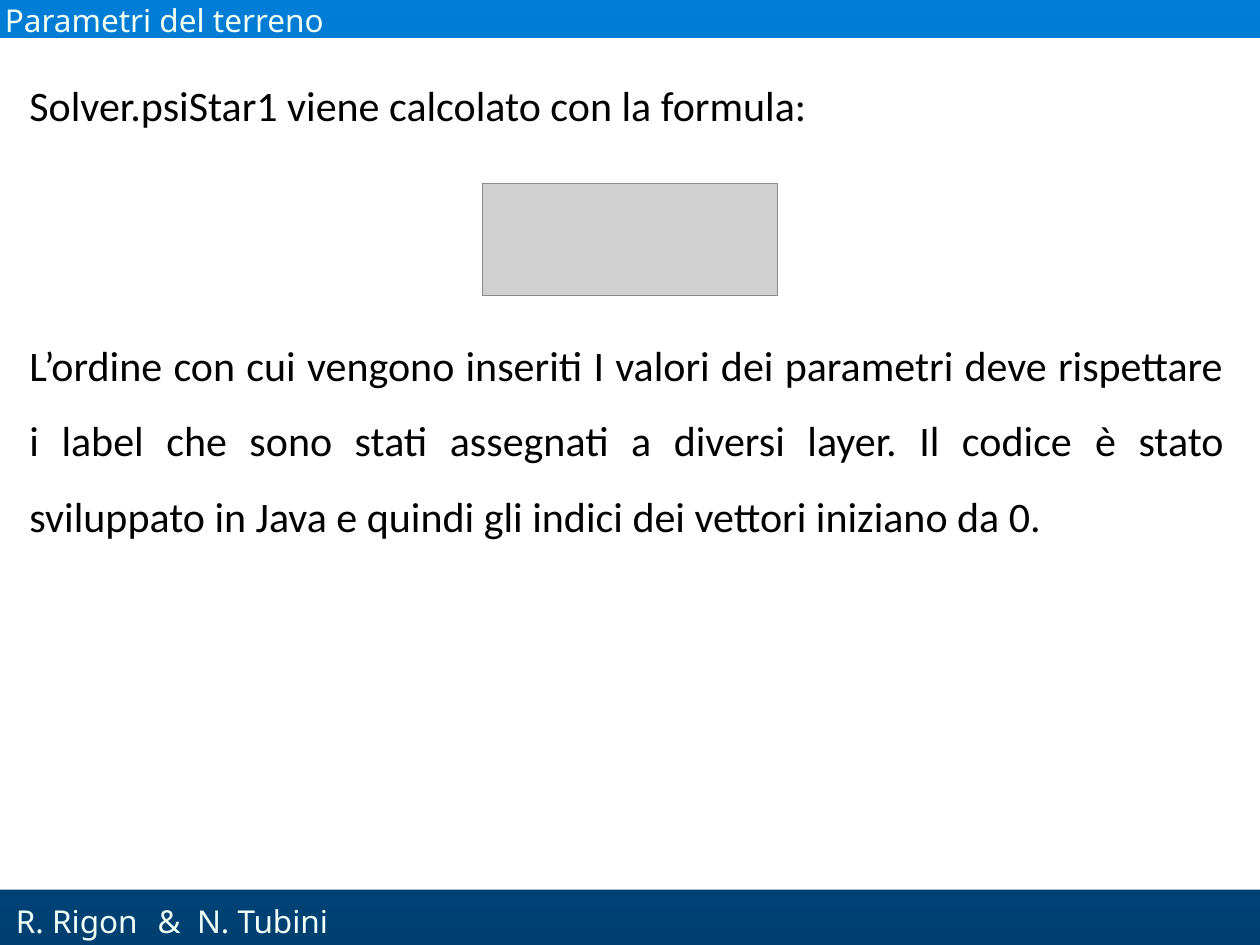
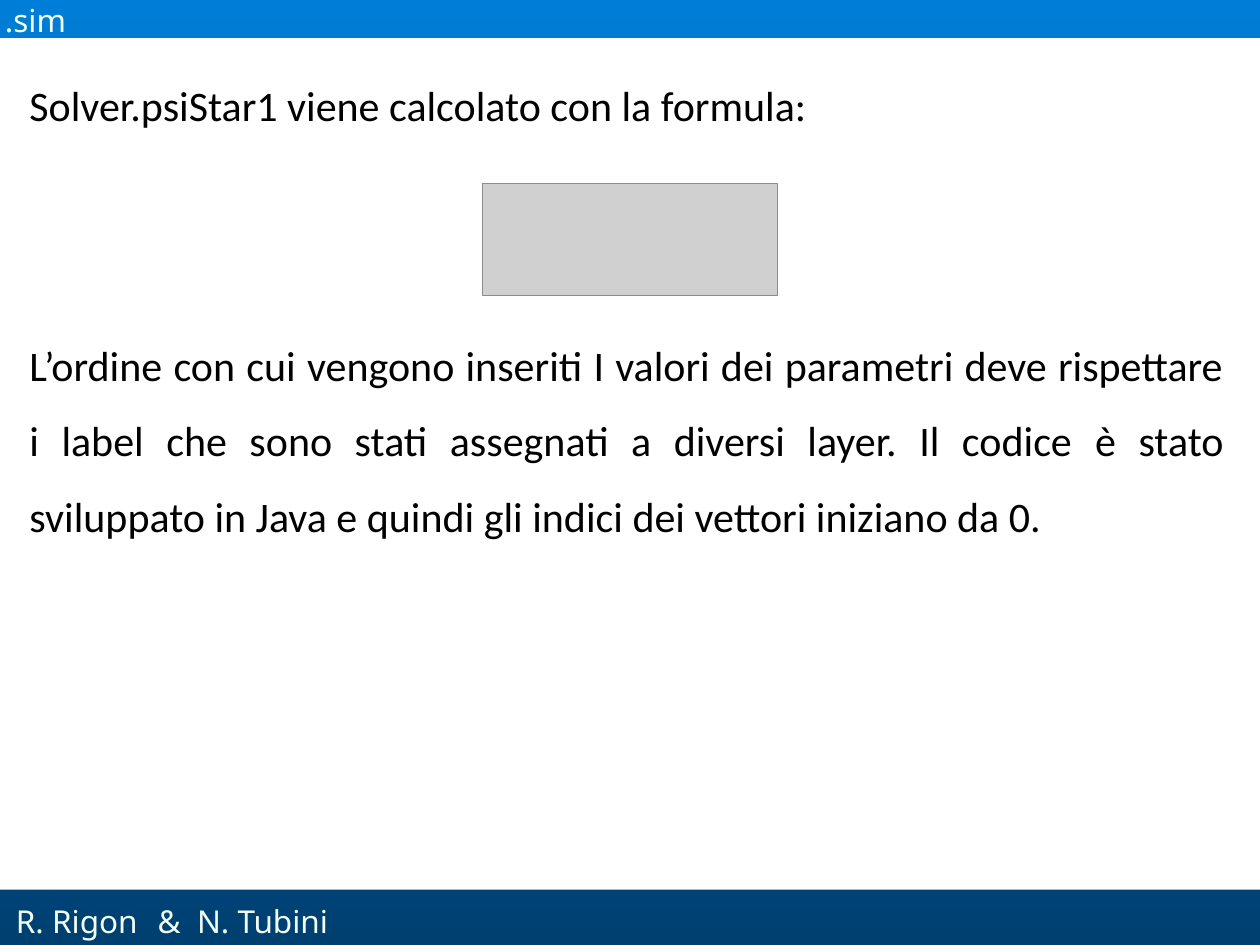
Before and after one commit to GEOframeOMSProjects/OMS_Project_Richards2D, a slide deck: slide 20 of docs/Richards2D.pptx (slide 17 before the commit). Drawn at 1260x945 pixels with LibreOffice and Linux fonts; fonts in the diff are those of the drawing; grey boxes stand for pictures; background and template pictures are left out. Boxes give left, top, right and bottom in pixels: in the first picture for what was removed or moved away, otherwise in the second. Text is boxed around its words. In the diff, an @@ line names an element or a change of style, - is before the commit and + after.

```diff
--- a/docs/Richards2D.pptx
+++ b/docs/Richards2D.pptx
@@ text at [5,9,66,41]: text changed @@
-Parametri del terreno
+.sim
```
Also in this commit, not shown: 4 other slides changed, 7 slides added, 2 slides removed, 2 other files.
